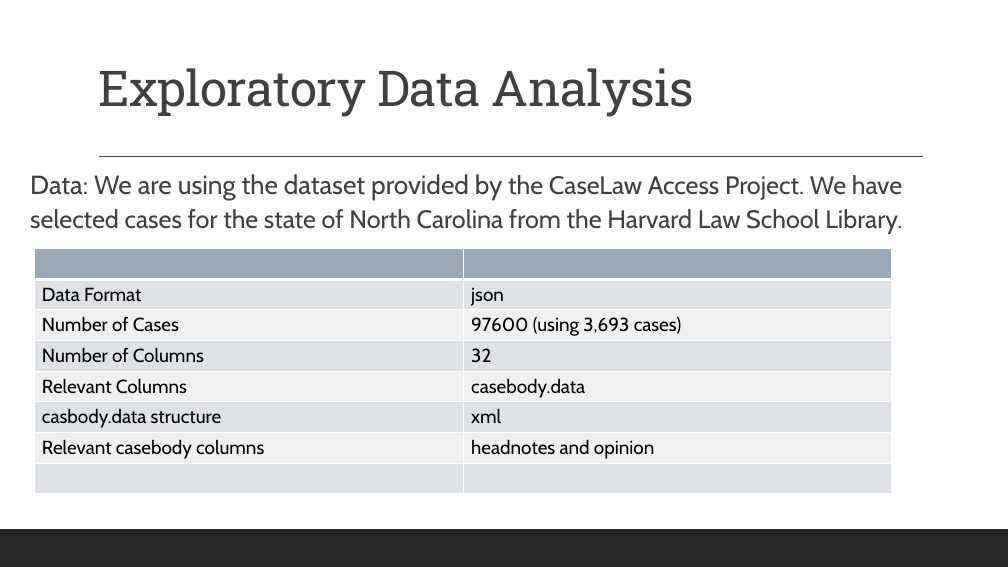
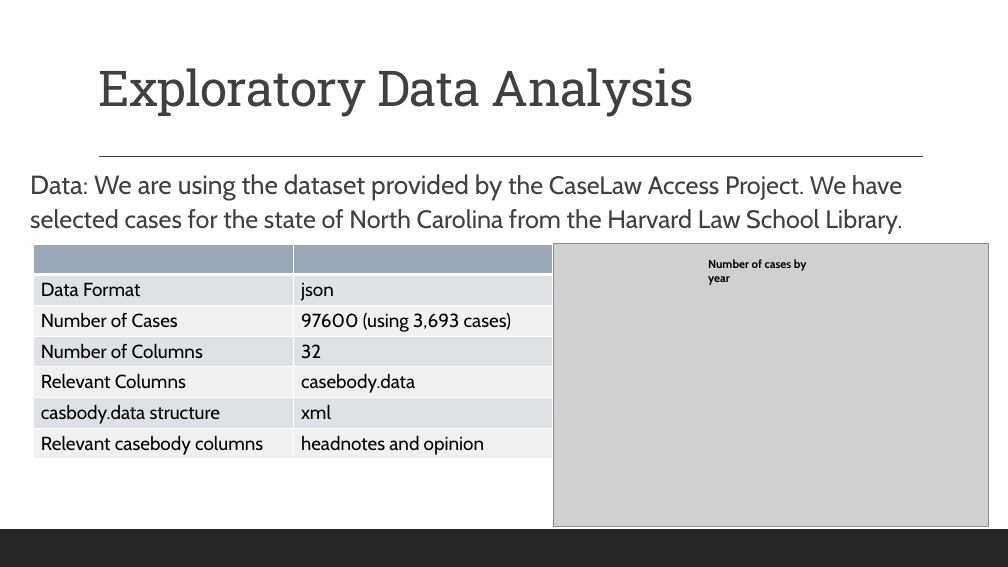
Before and after one commit to gufranpathan/case_law_g45, a slide deck: slide 3 of Group 45 Data Science for Case Law.pptx. Drawn at 1008x567 pixels with LibreOffice and Linux fonts; fonts in the diff are those of the drawing; grey boxes stand for pictures. Boxes give left, top, right and bottom in pixels: in the first picture for what was removed or moved away, otherwise in the second. Text is boxed around its words. In the diff, an @@ line names an element or a change of style, - is before the commit and + after.

```diff
--- a/Group 45 Data Science for Case Law.pptx
+++ b/Group 45 Data Science for Case Law.pptx
@@ table at [33, 244, 553, 459] @@
-row 8:  | 
@@ table: place and size @@
-table at [35, 249, 892, 494]
+table at [33, 244, 553, 459]
@@ picture added at [554, 243, 988, 526] @@
@@ text added at [708, 259, 807, 285], 11 pt, text #000000, bold @@
+Number of cases by year
```
Also in this commit, not shown: 1 slide removed.
